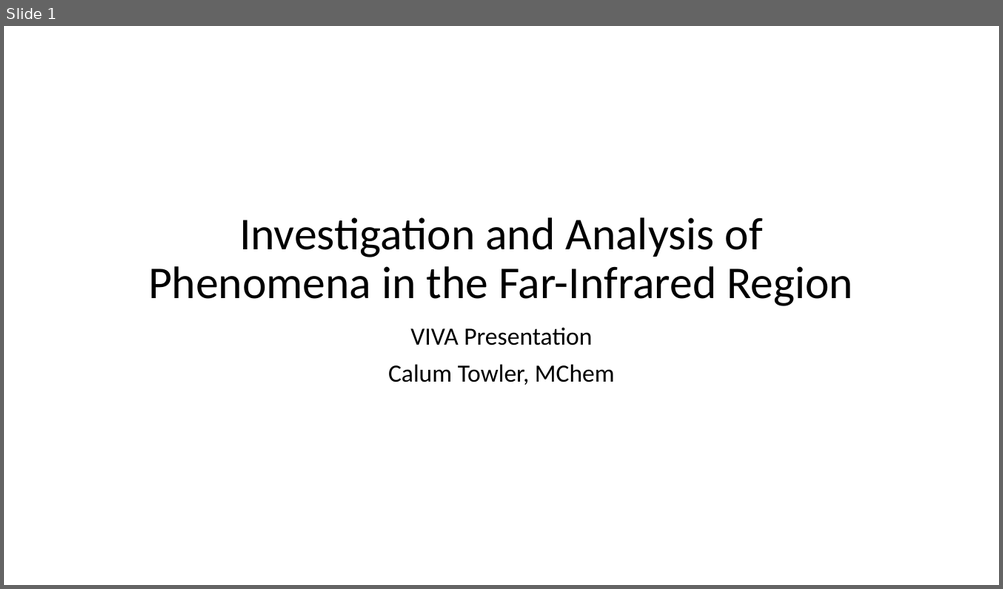
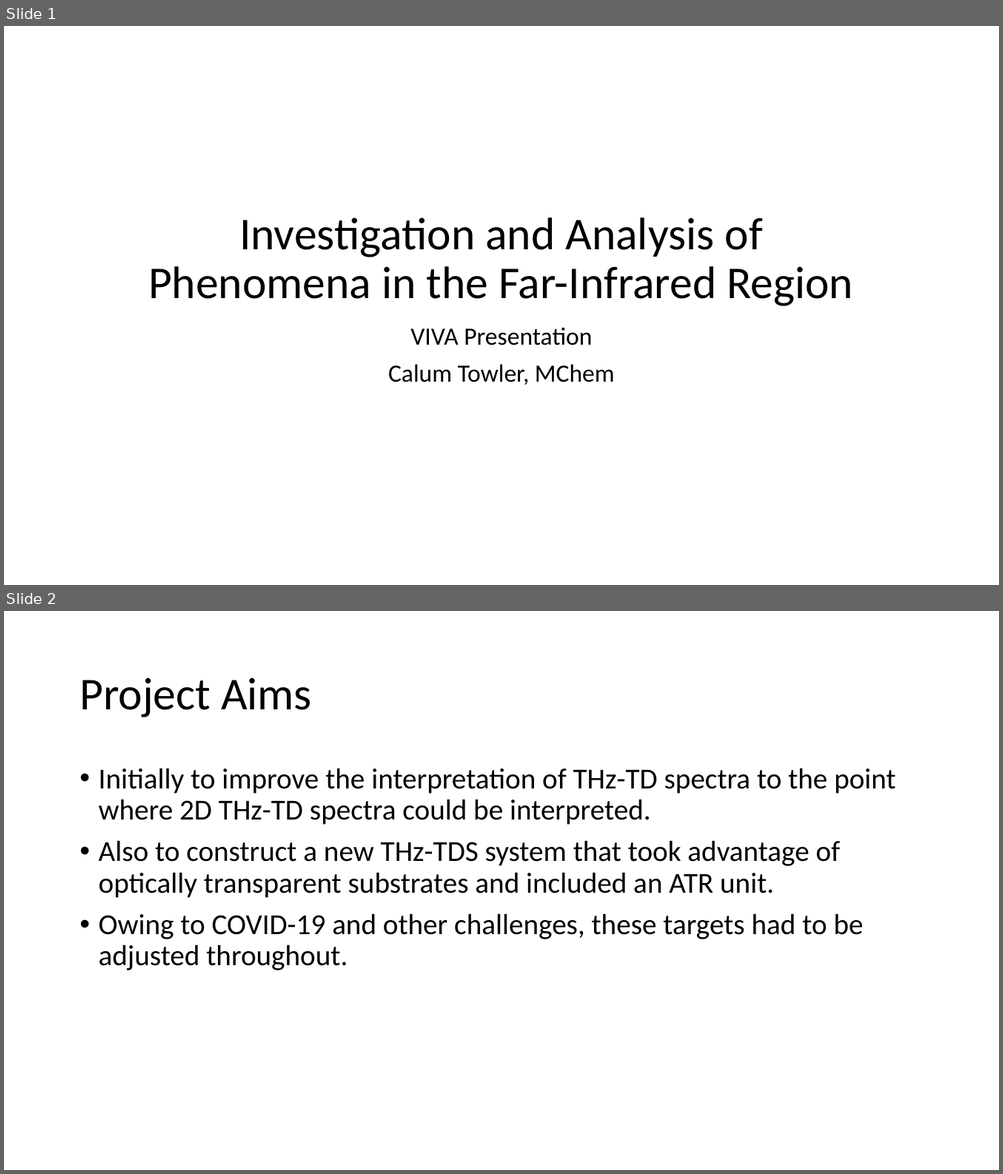
Before and after one commit to CalumTowler/Final-PhD-Files, a slide deck: VIVA_Presentation.pptx. Shown one above the other, each under a label of ours: slide 1 before the commit, slides 1 and 2 after it. The pictures are 1003x589 and 1003x1174 pixels, drawn with LibreOffice and Linux fonts; fonts in the diff are those of the drawing. Boxes give left, top, right and bottom in pixels: in the first picture for what was removed or moved away, otherwise in the second. Text is boxed around its words. In the diff, an @@ line names an element or a change of style, - is before the commit and + after.

Commit message:
presentation initially done

```diff
--- a/VIVA_Presentation.pptx
+++ b/VIVA_Presentation.pptx
@@ slide 2 added at [4,611,999,1170], background #FFFFFF @@
@@ title added at [79,678,312,718], 44 pt, text #000000 @@
+Project Aims
@@ text added at [99,768,895,971], 28 pt, text #000000 @@
+• Initially to improve the interpretation of THz-TD spectra to the point where 2D THz-TD spectra could be interpreted.
+• Also to construct a new THz-TDS system that took advantage of optically transparent substrates and included an ATR unit.
+• Owing to COVID-19 and other challenges, these targets had to be adjusted throughout.
```
Also in this commit, not shown: 1 slide changed, 11 other slides added, 4 slides removed.
